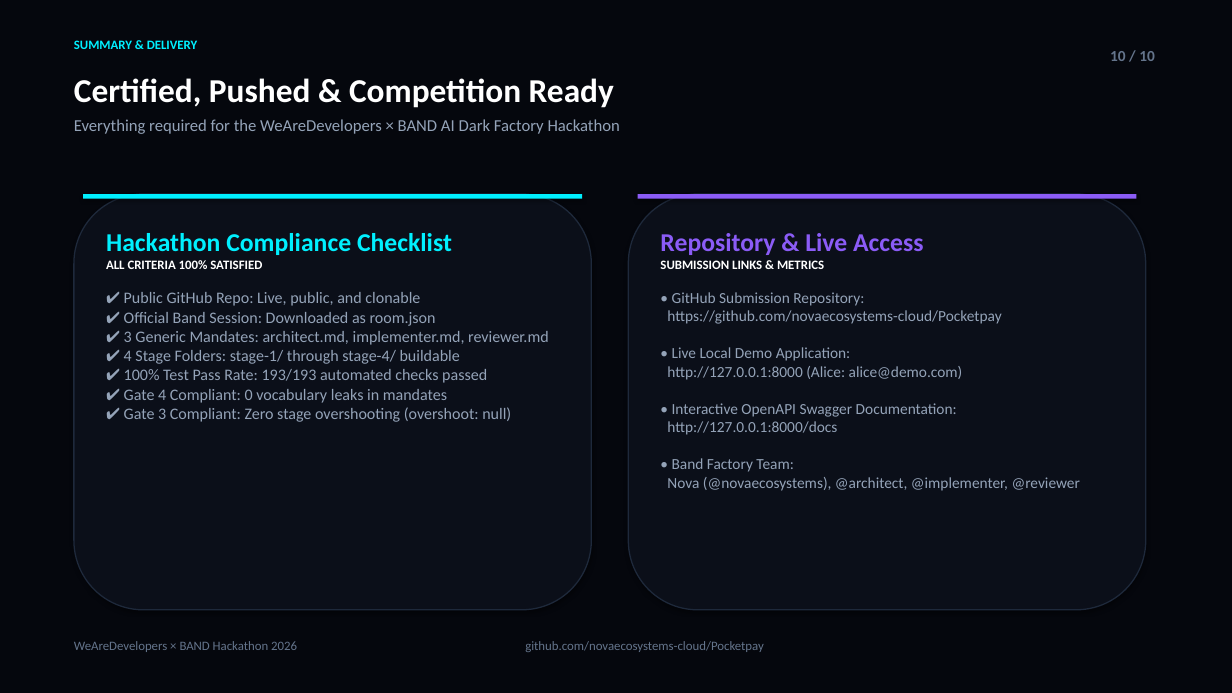
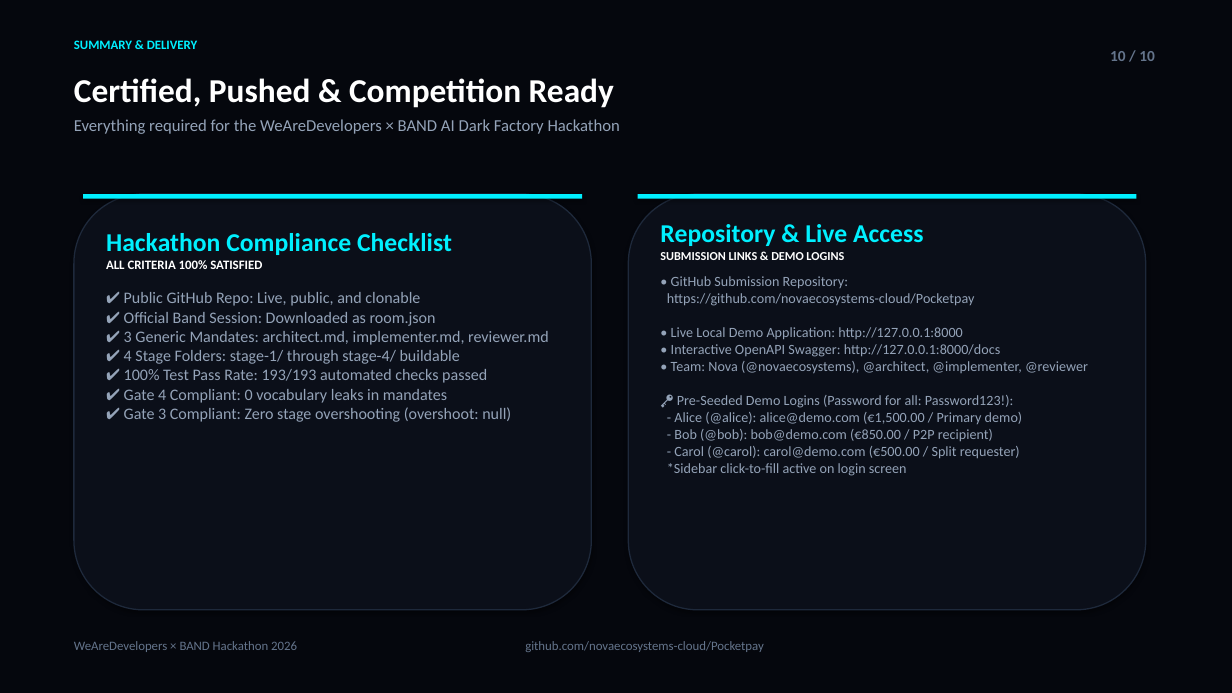
Before and after one commit to novaecosystems-cloud/Pocketpay, a slide deck: slide 10 of Pocketpay_Pitch_Deck.pptx. Drawn at 1232x693 pixels with LibreOffice and Linux fonts; fonts in the diff are those of the drawing. Boxes give left, top, right and bottom in pixels: in the first picture for what was removed or moved away, otherwise in the second. Text is boxed around its words. In the diff, an @@ line names an element or a change of style, - is before the commit and + after.

Commit message:
feat: add PDF format pitch deck and demo accounts box to UI and presentation

```diff
--- a/Pocketpay_Pitch_Deck.pptx
+++ b/Pocketpay_Pitch_Deck.pptx
@@ rectangle at <box>638,194,1137,199</box>: fill #8B5CF6 to #00F0FF @@
@@ text "Repository & Live Access": place and size @@
-text "Repository & Live Access" at <box>660,233,1080,491</box>
+text "Repository & Live Access" at <box>660,224,1088,476</box>
@@ text at <box>660,224,924,246</box>: text colour #8B5CF6 to #00F0FF in "Repository & Live Access" @@
@@ text at <box>660,252,1088,476</box>: text changed; size 12 to 11 pt @@
-SUBMISSION LINKS & METRICS
-• GitHub Submission Repository:
-https://github.com/novaecosystems-cloud/Pocketpay
-• Live Local Demo Application:
-http://127.0.0.1:8000 (Alice: alice@demo.com)
-• Interactive OpenAPI Swagger Documentation:
-http://127.0.0.1:8000/docs
-• Band Factory Team:
-Nova (@novaecosystems), @architect, @implementer, @reviewer
+SUBMISSION LINKS & DEMO LOGINS
+• GitHub Submission Repository:
+https://github.com/novaecosystems-cloud/Pocketpay
+• Live Local Demo Application: http://127.0.0.1:8000
+• Interactive OpenAPI Swagger: http://127.0.0.1:8000/docs
+• Team: Nova (@novaecosystems), @architect, @implementer, @reviewer
+🔑 Pre-Seeded Demo Logins (Password for all: Password123!):
+- Alice (@alice): alice@demo.com (€1,500.00 / Primary demo)
+- Bob (@bob): bob@demo.com (€850.00 / P2P recipient)
+- Carol (@carol): carol@demo.com (€500.00 / Split requester)
+*Sidebar click-to-fill active on login screen
```
Also in this commit, not shown: 1 other slide changed, 3 other files.
